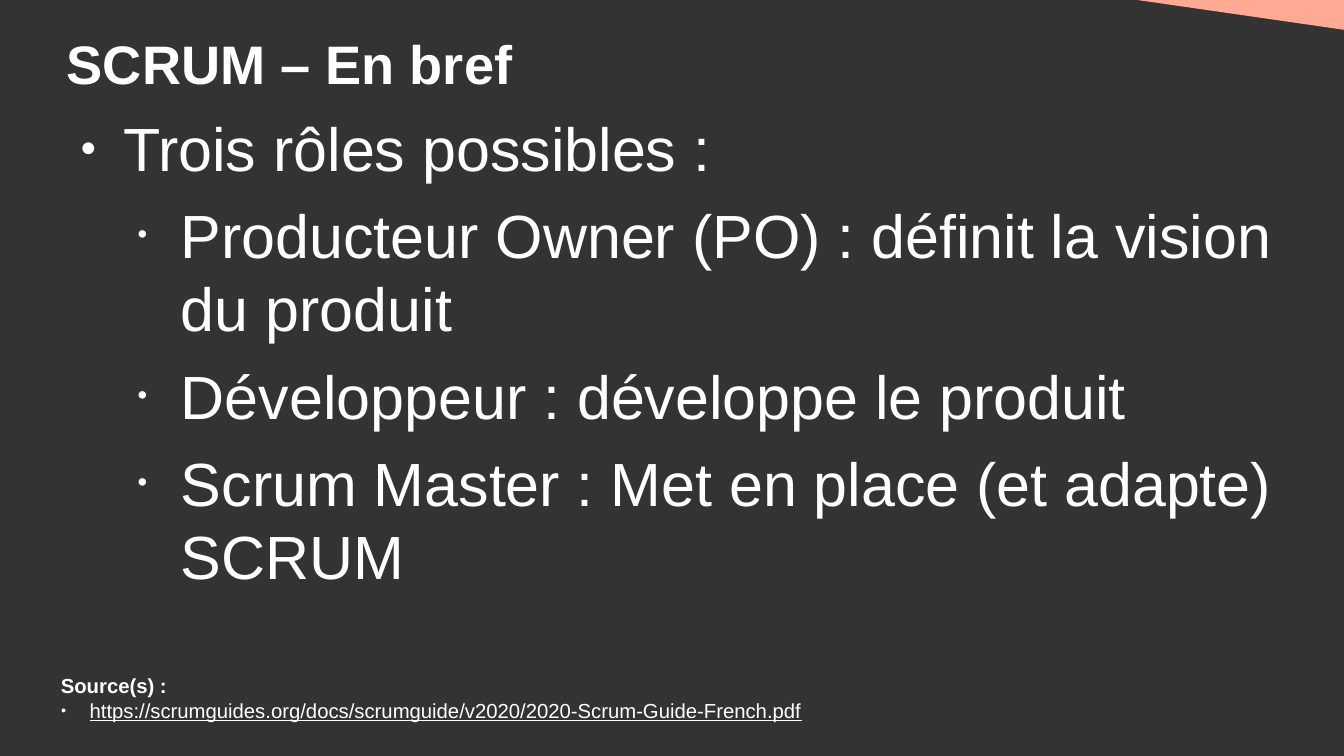
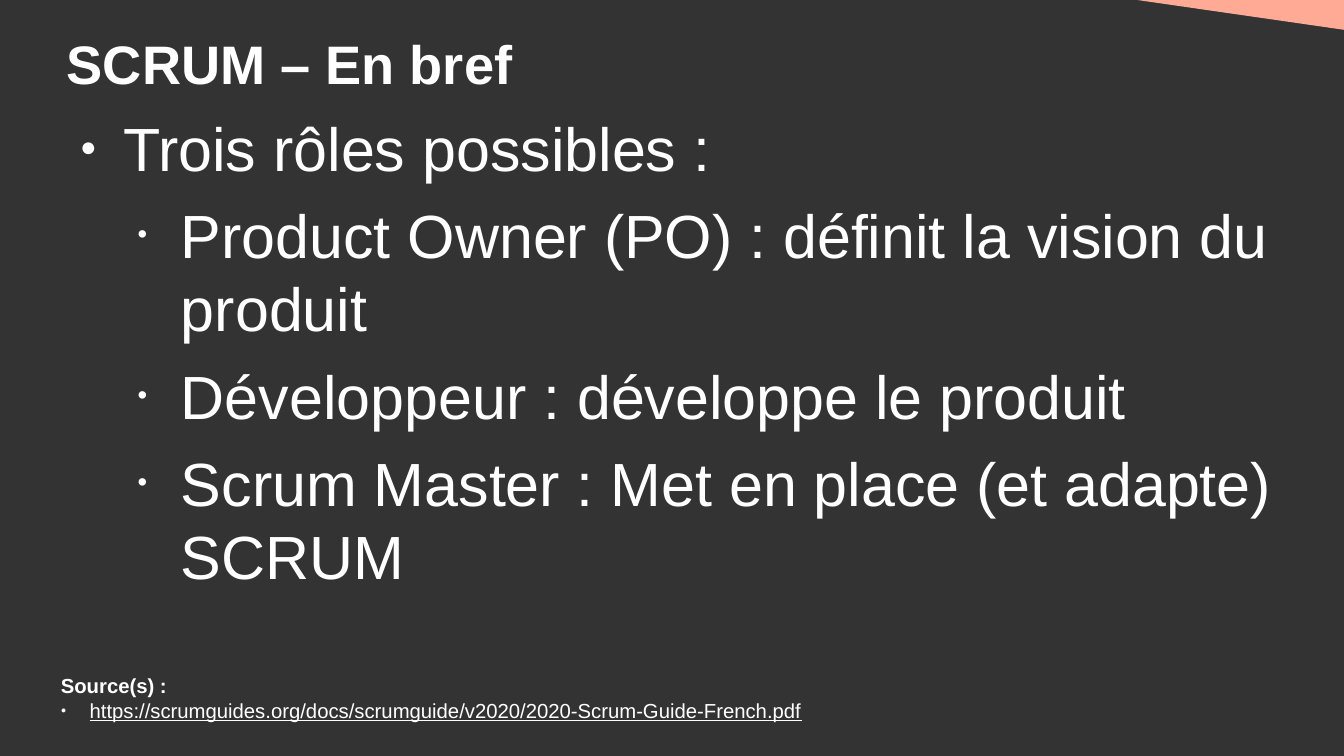
Before and after one commit to DanYellow/cours, a slide deck: slide 6 of s3-gestion-de-projet/travaux-pratiques/numero-1/presentation.odp. Drawn at 1344x756 pixels with LibreOffice and Linux fonts; fonts in the diff are those of the drawing. Boxes give left, top, right and bottom in pixels: in the first picture for what was removed or moved away, otherwise in the second. Text is boxed around its words. In the diff, an @@ line names an element or a change of style, - is before the commit and + after.

```diff
--- a/s3-gestion-de-projet/travaux-pratiques/numero-1/presentation.odp
+++ b/s3-gestion-de-projet/travaux-pratiques/numero-1/presentation.odp
@@ text at [181, 213, 1268, 342]: text changed @@
-  • Producteur Owner (PO) : définit la vision du produit
+  • Product Owner (PO) : définit la vision du produit
```
Also in this commit, not shown: 1 other slide changed, 1 other file.
